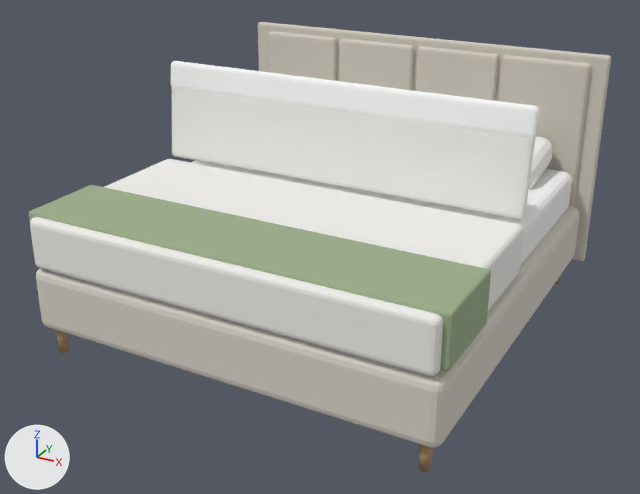
One commit to the glTF model web/public/assets/models/bedroom/bed.glb: the scene before it, then after it.
Camera for both pictures: a 50 mm camera at (1.74, -3.28, 1.96) aimed at (0.0, -0.11, 0.37). Every picture has the same lights, and +X, +Y and +Z are marked at lower left. The first picture is the older version. Both versions are drawn at frame 12 of the action 'turn_down'; the numbers are the values there.

Names of what the first picture shows: 'bed', 'duvet_flap'.
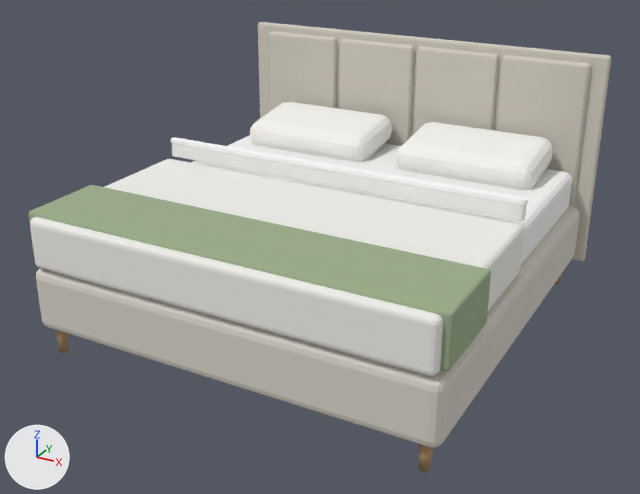
The change in detail:
Object 'duvet_flap' (ob_duvet_flap) is rescaled from (1.0, 1.0, 0.72) to (1.0, 0.2, 0.72).

Boxes [x1, y1, x2, y2] around the edits, measured in the pictures (640 x 494 px):
'duvet_flap', rescaled (47% shorter): before [171, 61, 540, 220]; after [171, 137, 528, 221]
